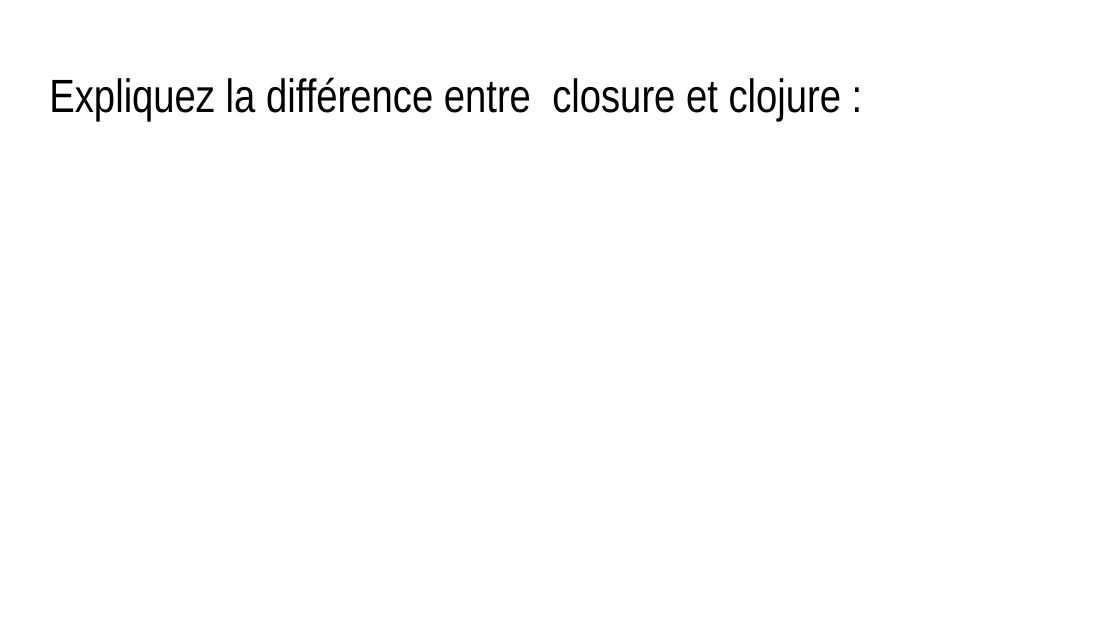
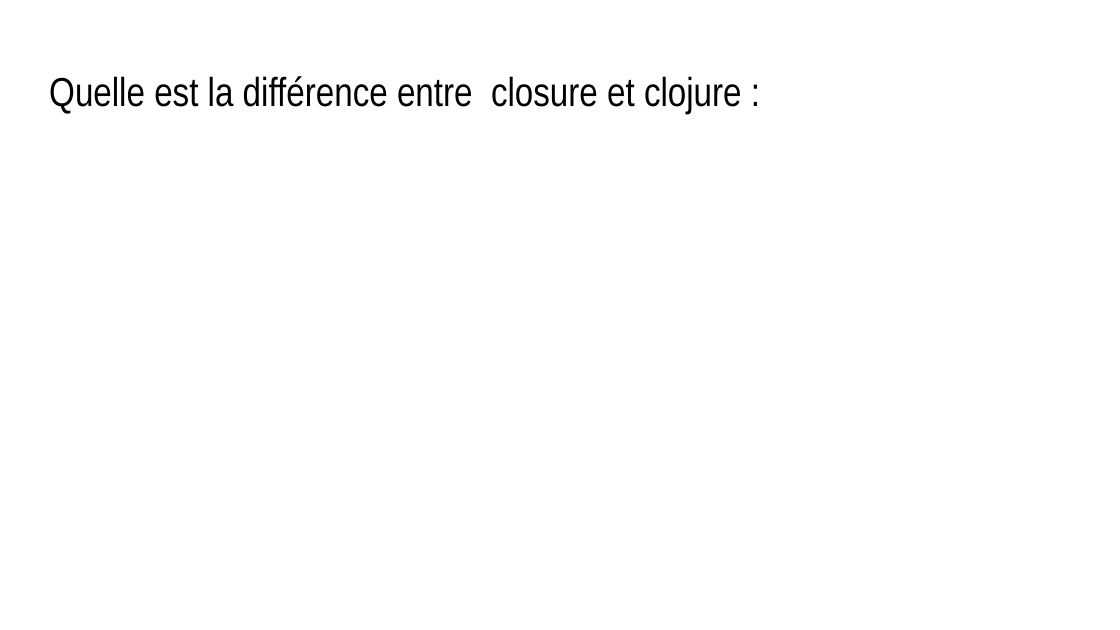
Before and after one commit to lao-tseu-is-alive/mynotebooks, a slide deck: slide 16 of Mise en situation.pptx (slide 10 before the commit). Drawn at 1120x630 pixels with LibreOffice and Linux fonts; fonts in the diff are those of the drawing. Boxes give left, top, right and bottom in pixels: in the first picture for what was removed or moved away, otherwise in the second. Text is boxed around its words. In the diff, an @@ line names an element or a change of style, - is before the commit and + after.

```diff
--- a/Mise en situation.pptx
+++ b/Mise en situation.pptx
@@ text at [49,76,742,114]: text changed; size 30 to 26 pt @@
-Expliquez la différence entre closure et clojure :
+Quelle est la différence entre closure et clojure :
```
Also in this commit, not shown: 10 other slides changed, 5 slides added, 1 slide removed, 3 other files.
